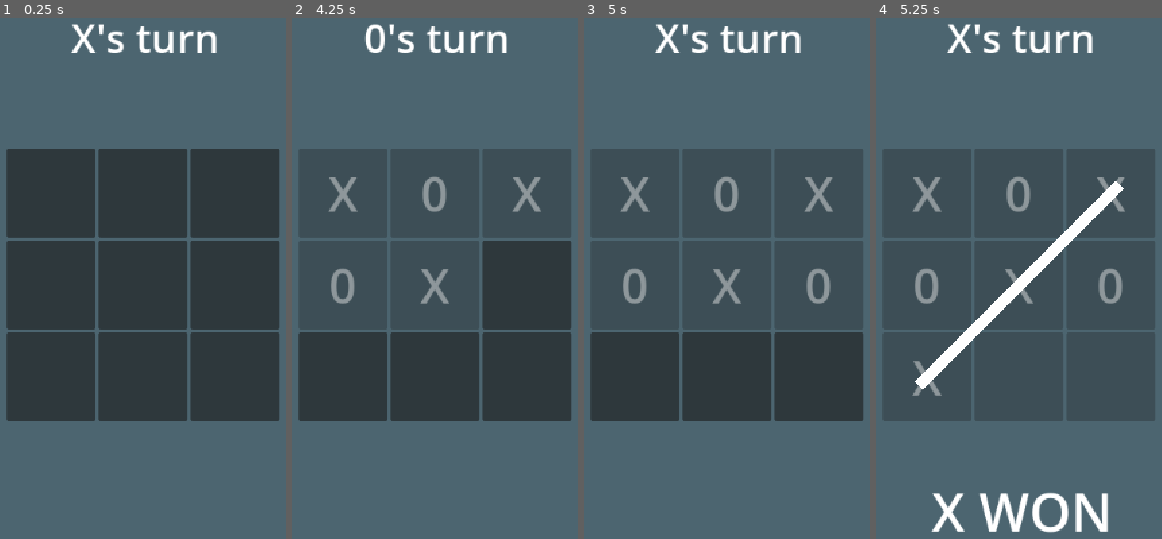
Above: before the commit, frames 1-4 (left to right).
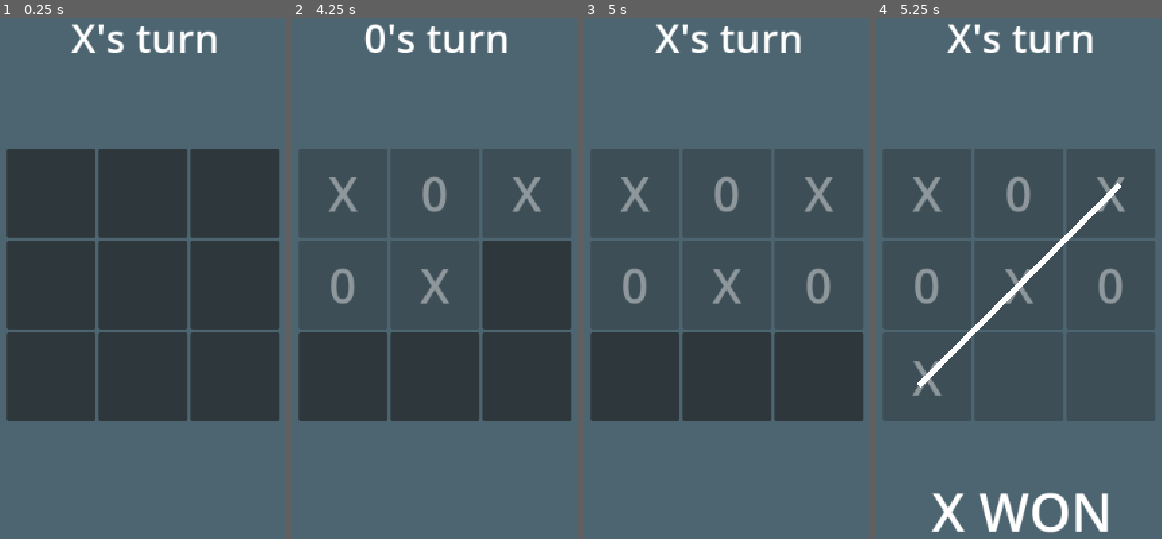
Above: after the commit, the same moments.

Repository: ankit-suman-07/GODOT_TicTacToe
Game: Godot game, scene res://scenes/main_game_scene.tscn
Same seed, same stepped clock (60 frames per second), same inputs: the game is played once before the commit and once after it.
Inputs (mouse positions are in pixels of both pictures, inside the frame that each line leads up to):
- Up to frame 1 (0.25 s): no input
- Up to frame 2 (4.25 s): click (343, 195) at 0.5 s; click (435, 195) at 1.25 s; click (526, 195) at 2 s; click (343, 283) at 2.75 s; click (435, 283) at 3.5 s
- Up to frame 3 (5 s): click (818, 283) at 4.25 s
- Up to frame 4 (5.25 s): click (927, 377) at 5 s

Frames 1-3 are identical in both runs. In frame 4, 1.1% of the frame differs, in the area x 13-87%, y 31-72%.

Commit message:
Create main menu scene

Diff:
--- a/scenes/main_game_scene.tscn
+++ b/scenes/main_game_scene.tscn
@@ -85,16 +85,16 @@
 [node name="strike_lines" type="Node" parent="." unique_id=1546642262]
 
 [node name="row1" parent="strike_lines" unique_id=402121333 instance=ExtResource("2_qsd30")]
-position = Vector2(536, 408)
+position = Vector2(536, 406)
 
 [node name="row2" parent="strike_lines" unique_id=174844597 instance=ExtResource("2_qsd30")]
 position = Vector2(536, 528)
 
 [node name="row3" parent="strike_lines" unique_id=22698601 instance=ExtResource("2_qsd30")]
-position = Vector2(536, 648)
+position = Vector2(536, 651)
 
 [node name="col1" parent="strike_lines" unique_id=1194714173 instance=ExtResource("2_qsd30")]
-position = Vector2(416, 528)
+position = Vector2(412, 528)
 rotation = 1.5707964
 
 [node name="col2" parent="strike_lines" unique_id=300819430 instance=ExtResource("2_qsd30")]
@@ -102,7 +102,7 @@
 rotation = 1.5707964
 
 [node name="col3" parent="strike_lines" unique_id=1927312053 instance=ExtResource("2_qsd30")]
-position = Vector2(664, 528)
+position = Vector2(660, 528)
 rotation = 1.5707964
 
 [node name="diag" parent="strike_lines" unique_id=1046478657 instance=ExtResource("2_qsd30")]
--- /dev/null
+++ b/scenes/main_menu.tscn
@@ -0,0 +1,38 @@
+[gd_scene format=3 uid="uid://dx3cjqbnibep8"]
+
+[node name="main_menu" type="Control" unique_id=1981535127]
+layout_mode = 3
+anchors_preset = 15
+anchor_right = 1.0
+anchor_bottom = 1.0
+grow_horizontal = 2
+grow_vertical = 2
+
+[node name="CenterContainer" type="CenterContainer" parent="." unique_id=114161580]
+layout_mode = 1
+anchors_preset = 15
+anchor_right = 1.0
+anchor_bottom = 1.0
+grow_horizontal = 2
+grow_vertical = 2
+
+[node name="VBoxContainer" type="VBoxContainer" parent="CenterContainer" unique_id=722812752]
+layout_mode = 2
+
+[node name="Label" type="Label" parent="CenterContainer/VBoxContainer" unique_id=1286988469]
+layout_mode = 2
+theme_override_font_sizes/font_size = 72
+text = "Tic-Tac-Toe"
+horizontal_alignment = 1
+vertical_alignment = 1
+
+[node name="PlayBtn" type="Button" parent="CenterContainer/VBoxContainer" unique_id=2049886839]
+layout_mode = 2
+theme_override_font_sizes/font_size = 36
+text = "Play"
+
+[node name="ExitBtn" type="Button" parent="CenterContainer/VBoxContainer" unique_id=611771545]
+layout_mode = 2
+theme_override_font_sizes/font_size = 36
+text = "Exit
+"
--- a/scenes/strike.tscn
+++ b/scenes/strike.tscn
@@ -4,6 +4,6 @@
 
 [node name="ColorRect" type="ColorRect" parent="." unique_id=509261636]
 offset_left = -192.0
-offset_top = -8.0
+offset_top = -4.0
 offset_right = 192.0
-offset_bottom = 8.0
+offset_bottom = 4.0
